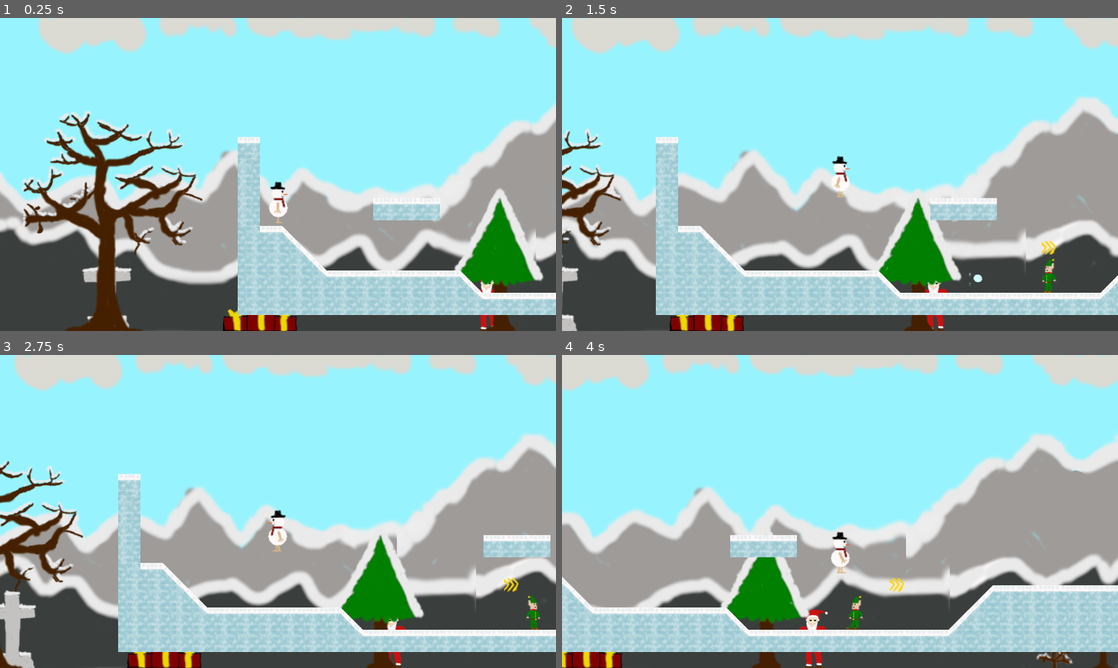
Above: before the commit, frames 1-4 (two rows, left to right).
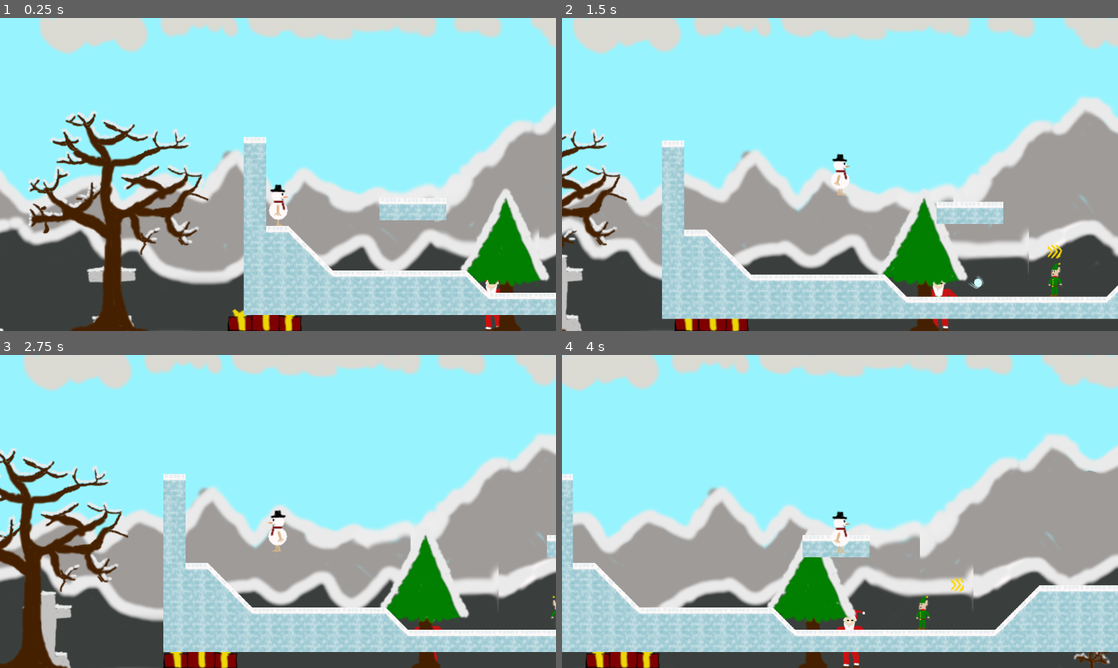
Above: after the commit, the same moments.

Repository: FeelZoR/Geta-GJ-13
Game: Godot game, scene res://src/Game.tscn
The game is run twice, just before and just after one commit, with the same random seed, the same clock (stepped at 60 frames per second) and the same inputs. Sound files missing from this copy of the repository are replaced by a short silence.
Inputs (mouse positions are in pixels of both pictures, inside the frame that each line leads up to):
- Up to frame 1 (0.25 s): no input
- Up to frame 2 (1.5 s): tap Enter (ui_accept) at 0.5 s; move the mouse to (962, 158) at 0.52 s; press the mouse at (962, 158) at 0.53 s; hold D (move_right) from 0.53 s (still down); tap Space (jump) at 0.77, 0.8, 1.07, 1.35 s; move the mouse to (728, 190) at 1.27 s; release the mouse at (728, 190) at 1.28 s
- Up to frame 3 (2.75 s): tap Space (jump) at 1.52, 1.82, 2.3 s; click (166, 527) at 1.55 s; move the mouse to (333, 442) at 2.02 s; release D (move_right) at 2.03 s; press the mouse at (333, 442) at 2.03 s; hold Q (move_left) from 2.03 s (still down)
- Up to frame 4 (4 s): move the mouse to (812, 574) at 2.77 s; release Q (move_left) at 2.78 s; release the mouse at (812, 574) at 2.78 s; hold D (move_right) from 2.78 s (still down); click (812, 574) at 2.85 s; tap Space (jump) at 3.02, 3.32 s; move the mouse to (1006, 558) at 3.52 s; hold Space (jump) from 3.53 s (still down)

The runs differ from the first frame. In frame 1, 14% of the frame differs, in the area x 0-100%, y 0-100%; in frame 2, 12%; in frame 3, 30%; in frame 4, 24%.

Commit message:
Add sounds

Diff:
--- /dev/null
+++ b/default_bus_layout.tres
@@ -0,0 +1,21 @@
+[gd_resource type="AudioBusLayout" format=2]
+
+[resource]
+bus/1/name = "BGM"
+bus/1/solo = false
+bus/1/mute = false
+bus/1/bypass_fx = false
+bus/1/volume_db = 0.0
+bus/1/send = "Master"
+bus/2/name = "SFX"
+bus/2/solo = false
+bus/2/mute = false
+bus/2/bypass_fx = false
+bus/2/volume_db = 0.0
+bus/2/send = "Master"
+bus/3/name = "UI Sounds"
+bus/3/solo = false
+bus/3/mute = false
+bus/3/bypass_fx = false
+bus/3/volume_db = 0.0
+bus/3/send = "Master"
--- a/src/Entities/Enemy.gd
+++ b/src/Entities/Enemy.gd
@@ -7,6 +7,8 @@
 var _direction = 1
 
 onready var sprite = $Sprite
+onready var hitbox = $Hitbox
+onready var hit_sound = $Hit
 
 func _ready():
 	_time_left = move_time
@@ -25,9 +27,11 @@
 	sprite.set_flip_h(_direction < 0)
 
 func damage():
+	hit_sound.play()
 	health -= 1
-	if health == 0:
-		queue_free()
+	if health <= 0:
+		sprite.visible = false
+		hitbox.set_deferred('disabled', true)
 
 func _on_TutorialNotifier_body_entered(body):
 	if body is Player and not TutorialsList.enemy_tutorial:
@@ -35,3 +39,7 @@
 		var title = tr(Settings.ENEMY_TITLE_KEY)
 		var desc = tr(Settings.ENEMY_DESC_KEY)
 		get_tree().get_current_scene().start_tutorial(title, null, desc)
+
+func _on_Hit_finished():
+	if health <= 0:
+		queue_free()
--- a/src/Entities/Enemy.tscn
+++ b/src/Entities/Enemy.tscn
@@ -1,7 +1,8 @@
-[gd_scene load_steps=9 format=2]
+[gd_scene load_steps=10 format=2]
 
 [ext_resource path="res://src/Entities/Enemy.gd" type="Script" id=1]
 [ext_resource path="res://assets/graphics/Entities/enemy.png" type="Texture" id=2]
+[ext_resource path="res://assets/audio/SFX/hit.wav" type="AudioStream" id=3]
 
 [sub_resource type="AtlasTexture" id=1]
 flags = 4
@@ -39,7 +40,7 @@
 [node name="Sprite" type="AnimatedSprite" parent="."]
 frames = SubResource( 4 )
 animation = "walking"
-frame = 1
+frame = 3
 playing = true
 
 [node name="Hitbox" type="CollisionShape2D" parent="."]
@@ -50,4 +51,9 @@
 
 [node name="TutorialDistance" type="CollisionShape2D" parent="TutorialNotifier"]
 shape = SubResource( 6 )
+
+[node name="Hit" type="AudioStreamPlayer" parent="."]
+stream = ExtResource( 3 )
+bus = "SFX"
 [connection signal="body_entered" from="TutorialNotifier" to="." method="_on_TutorialNotifier_body_entered"]
+[connection signal="finished" from="Hit" to="." method="_on_Hit_finished"]
--- a/src/Entities/Gun.gd
+++ b/src/Entities/Gun.gd
@@ -1,9 +1,11 @@
 extends Position2D
 
 var projectile = preload("res://src/Entities/Projectile.tscn")
+onready var sound = $Sound
 
 func shoot(direction, strength):
 	var snowball = projectile.instance()
 	snowball.global_position = global_position
 	snowball.launch(direction.normalized() * strength)
 	get_node("/root/Game/Projectiles").add_child(snowball)
+	sound.play()
--- a/src/Entities/Player.gd
+++ b/src/Entities/Player.gd
@@ -9,6 +9,7 @@
 onready var _platform_collider = $FloorCollider
 onready var _gun = $Sprite/Gun
 onready var _boost_timer = $BoostTimer
+onready var _jump_sound = $Jump
 
 var _boost_locked = false
 signal resume_boost
@@ -23,6 +24,9 @@
 	_velocity = move_and_slide_with_snap(_velocity, snap_vector, FLOOR_NORMAL, not is_on_platform)
 
 	_update_animation(direction)
+
+	if direction.y == -1:
+		_jump_sound.play()
 
 func _input(event):
 	if event.is_action_pressed("shoot") and not _is_reloading:
--- a/src/Entities/Player.tscn
+++ b/src/Entities/Player.tscn
@@ -1,23 +1,25 @@
-[gd_scene load_steps=11 format=2]
+[gd_scene load_steps=13 format=2]
 
 [ext_resource path="res://assets/graphics/Entities/player.png" type="Texture" id=1]
 [ext_resource path="res://src/Entities/Player.gd" type="Script" id=2]
 [ext_resource path="res://src/Entities/Gun.gd" type="Script" id=3]
+[ext_resource path="res://assets/audio/SFX/throw.wav" type="AudioStream" id=4]
+[ext_resource path="res://assets/audio/SFX/jump.wav" type="AudioStream" id=5]
 
 [sub_resource type="AtlasTexture" id=1]
 flags = 4
 atlas = ExtResource( 1 )
-region = Rect2( 0, 0, 64, 64 )
+region = Rect2( 128, 0, 64, 64 )
 
 [sub_resource type="AtlasTexture" id=2]
 flags = 4
 atlas = ExtResource( 1 )
-region = Rect2( 64, 0, 64, 64 )
+region = Rect2( 0, 0, 64, 64 )
 
 [sub_resource type="AtlasTexture" id=3]
 flags = 4
 atlas = ExtResource( 1 )
-region = Rect2( 128, 0, 64, 64 )
+region = Rect2( 64, 0, 64, 64 )
 
 [sub_resource type="AtlasTexture" id=4]
 flags = 4
@@ -31,15 +33,15 @@
 
 [sub_resource type="SpriteFrames" id=6]
 animations = [ {
-"frames": [ SubResource( 1 ), SubResource( 2 ), SubResource( 3 ), SubResource( 4 ), SubResource( 5 ), SubResource( 4 ), SubResource( 3 ), SubResource( 2 ) ],
+"frames": [ SubResource( 1 ) ],
+"loop": true,
+"name": "Idle",
+"speed": 5.0
+}, {
+"frames": [ SubResource( 2 ), SubResource( 3 ), SubResource( 1 ), SubResource( 4 ), SubResource( 5 ), SubResource( 4 ), SubResource( 1 ), SubResource( 3 ) ],
 "loop": true,
 "name": "Walking",
 "speed": 8.0
-}, {
-"frames": [ SubResource( 3 ) ],
-"loop": true,
-"name": "Idle",
-"speed": 5.0
 } ]
 
 [sub_resource type="RectangleShape2D" id=7]
@@ -51,12 +53,16 @@
 [node name="Sprite" type="AnimatedSprite" parent="."]
 frames = SubResource( 6 )
 animation = "Walking"
-frame = 5
+frame = 2
 playing = true
 
 [node name="Gun" type="Position2D" parent="Sprite"]
 position = Vector2( 24.6719, 0 )
 script = ExtResource( 3 )
+
+[node name="Sound" type="AudioStreamPlayer" parent="Sprite/Gun"]
+stream = ExtResource( 4 )
+bus = "SFX"
 
 [node name="Hitbox" type="CollisionShape2D" parent="."]
 shape = SubResource( 7 )
@@ -70,5 +76,9 @@
 wait_time = 0.8
 
 [node name="BoostTimer" type="Timer" parent="."]
+
+[node name="Jump" type="AudioStreamPlayer" parent="."]
+stream = ExtResource( 5 )
+bus = "SFX"
 [connection signal="timeout" from="ReloadTimer" to="." method="_on_ReloadTimer_timeout"]
 [connection signal="timeout" from="BoostTimer" to="." method="_on_BoostTimer_timeout"]
--- a/src/Entities/Projectile.gd
+++ b/src/Entities/Projectile.gd
@@ -3,14 +3,16 @@
 
 func launch(velocity):
 	_velocity = velocity
-	if _velocity.x < 0:
-		$Sprite.scale.x = -1
 
 func _physics_process(delta):
 	var collision = move_and_collide(_velocity * delta)
+	_update_animation()
 	if collision != null:
 		var collider = collision.collider
 		if collider is Enemy:
 			collider.damage()
 		if not collider is Player:
 			queue_free()
+
+func _update_animation():
+	$Sprite.rotation = _velocity.angle()
--- a/src/Entities/Projectile.tscn
+++ b/src/Entities/Projectile.tscn
@@ -45,6 +45,7 @@
 
 [node name="Sprite" type="AnimatedSprite" parent="."]
 frames = SubResource( 6 )
+frame = 2
 playing = true
 
 [node name="Hitbox" type="CollisionShape2D" parent="."]
--- a/src/Game.tscn
+++ b/src/Game.tscn
@@ -11,9 +11,9 @@
 [node name="Game" type="Node2D"]
 script = ExtResource( 9 )
 
+[node name="Level" parent="." instance=ExtResource( 1 )]
+
 [node name="Projectiles" type="Node" parent="."]
-
-[node name="Level" parent="." instance=ExtResource( 1 )]
 
 [node name="HUD" type="CanvasLayer" parent="."]
 
--- a/src/HUD/Tutorial.gd
+++ b/src/HUD/Tutorial.gd
@@ -15,4 +15,5 @@
 		finish()
 
 func _on_Button_pressed():
+	$Validate.play()
 	finish()
--- a/src/HUD/Tutorial.tscn
+++ b/src/HUD/Tutorial.tscn
@@ -1,15 +1,16 @@
-[gd_scene load_steps=6 format=2]
+[gd_scene load_steps=7 format=2]
 
 [ext_resource path="res://assets/theme/fonts/BebasNeue-Regular.ttf" type="DynamicFontData" id=1]
 [ext_resource path="res://assets/theme/fonts/Text_desc_font.tres" type="DynamicFont" id=2]
 [ext_resource path="res://src/HUD/Tutorial.gd" type="Script" id=3]
+[ext_resource path="res://assets/audio/SFX/ui_click.wav" type="AudioStream" id=4]
 
-[sub_resource type="DynamicFont" id=2]
+[sub_resource type="DynamicFont" id=1]
 size = 32
 extra_spacing_char = 3
 font_data = ExtResource( 1 )
 
-[sub_resource type="Animation" id=3]
+[sub_resource type="Animation" id=2]
 resource_name = "move"
 tracks/0/type = "value"
 tracks/0/path = NodePath("Card:rect_position")
@@ -63,23 +64,25 @@
 margin_bottom = 43.0
 
 [node name="Description" type="Label" parent="Card"]
-margin_top = 46.0
+margin_top = 47.0
 margin_right = 300.0
-margin_bottom = 246.0
+margin_bottom = 247.0
 rect_min_size = Vector2( 300, 200 )
 custom_fonts/font = ExtResource( 2 )
 align = 3
 autowrap = true
 
 [node name="Button" type="Button" parent="Card"]
-anchor_left = 0.5
-anchor_right = 0.5
 margin_top = 251.0
-margin_right = 50.0
+margin_right = 300.0
 margin_bottom = 274.0
 custom_fonts/font = ExtResource( 2 )
 text = "OK"
 
 [node name="Animation" type="AnimationPlayer" parent="."]
-anims/move = SubResource( 3 )
+anims/move = SubResource( 2 )
+
+[node name="Validate" type="AudioStreamPlayer" parent="."]
+stream = ExtResource( 4 )
+bus = "UI Sounds"
 [connection signal="pressed" from="Card/Button" to="." method="_on_Button_pressed"]
--- a/src/Items/Boost.gd
+++ b/src/Items/Boost.gd
@@ -9,4 +9,8 @@
 
 func pickup(player):
 	$Sound.play()
+	$Sprite.visible = false
+	$Hitbox.set_deferred('disabled', true)
+
+func _on_Sound_finished():
 	queue_free()
--- a/src/Items/Boost.tscn
+++ b/src/Items/Boost.tscn
@@ -1,6 +1,7 @@
-[gd_scene load_steps=2 format=2]
+[gd_scene load_steps=3 format=2]
 
 [ext_resource path="res://src/Items/Boost.gd" type="Script" id=1]
+[ext_resource path="res://assets/audio/SFX/powerup.wav" type="AudioStream" id=2]
 
 [node name="Boost" type="Area2D"]
 script = ExtResource( 1 )
@@ -10,4 +11,7 @@
 [node name="Hitbox" type="CollisionShape2D" parent="."]
 
 [node name="Sound" type="AudioStreamPlayer" parent="."]
+stream = ExtResource( 2 )
+bus = "SFX"
 [connection signal="body_entered" from="." to="." method="_on_Boost_body_entered"]
+[connection signal="finished" from="Sound" to="." method="_on_Sound_finished"]
--- a/src/Items/Boost_strength.gd
+++ b/src/Items/Boost_strength.gd
@@ -2,6 +2,6 @@
 
 func pickup(player):
 	var time = rand_range(MIN_TIME, MAX_TIME)
-	player.boost(Settings.STRENGTH_BOOST, time, 100)
+	player.boost(Settings.STRENGTH_BOOST, time, 150)
 	get_tree().get_current_scene().set_effect(time, Settings.strength_animation)
 	.pickup(player)
--- a/src/Levels/Level1.tscn
+++ b/src/Levels/Level1.tscn
@@ -6,6 +6,7 @@
 [ext_resource path="res://src/Entities/Player.tscn" type="PackedScene" id=4]
 [ext_resource path="res://src/Entities/Enemy.tscn" type="PackedScene" id=5]
 [ext_resource path="res://src/HUD/ParallaxBackground.tscn" type="PackedScene" id=6]
+[ext_resource path="res://assets/audio/BGM/patakas_world.wav" type="AudioStream" id=7]
 
 [sub_resource type="Animation" id=1]
 resource_name = "Position"
@@ -88,10 +89,16 @@
 anims/Position = SubResource( 1 )
 
 [node name="Player" parent="." instance=ExtResource( 4 )]
-position = Vector2( 92.8744, 395.684 )
+position = Vector2( 78.6039, 430.171 )
 scale = Vector2( 1.5, 1.5 )
 speed = Vector2( 350, 500 )
 
 [node name="Camera2D" type="Camera2D" parent="Player"]
 current = true
 limit_bottom = 720
+
+[node name="BGM" type="AudioStreamPlayer" parent="."]
+pause_mode = 2
+stream = ExtResource( 7 )
+autoplay = true
+bus = "BGM"
Not shown, changed: Credits.txt
Not shown, added: assets/audio/BGM/african_safari.wav.import
Not shown, added: assets/audio/BGM/blazer_rail.wav.import
Not shown, added: assets/audio/BGM/blazer_rail_2.wav.import
Not shown, added: assets/audio/BGM/off_limits.wav.import
Not shown, added: assets/audio/BGM/patakas_world.wav.import
Not shown, added: assets/audio/SFX/hit.wav.import
Not shown, added: assets/audio/SFX/jump.wav.import
Not shown, added: assets/audio/SFX/powerup.wav.import
Not shown, added: assets/audio/SFX/throw.wav.import
Not shown, added: assets/audio/SFX/ui_click.wav.import
Not shown: 1 places in src/HUD/Tutorial.tscn that only renumber resources
(and 11 more such lines)
